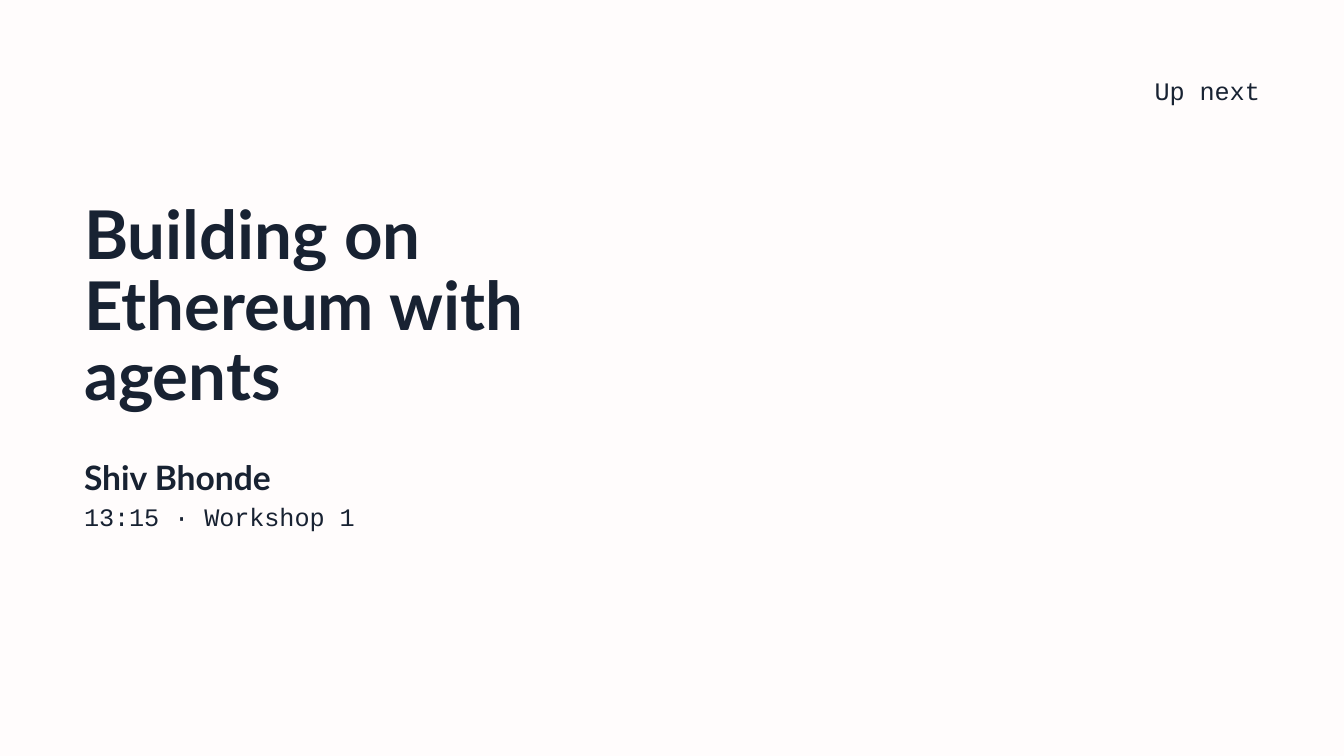
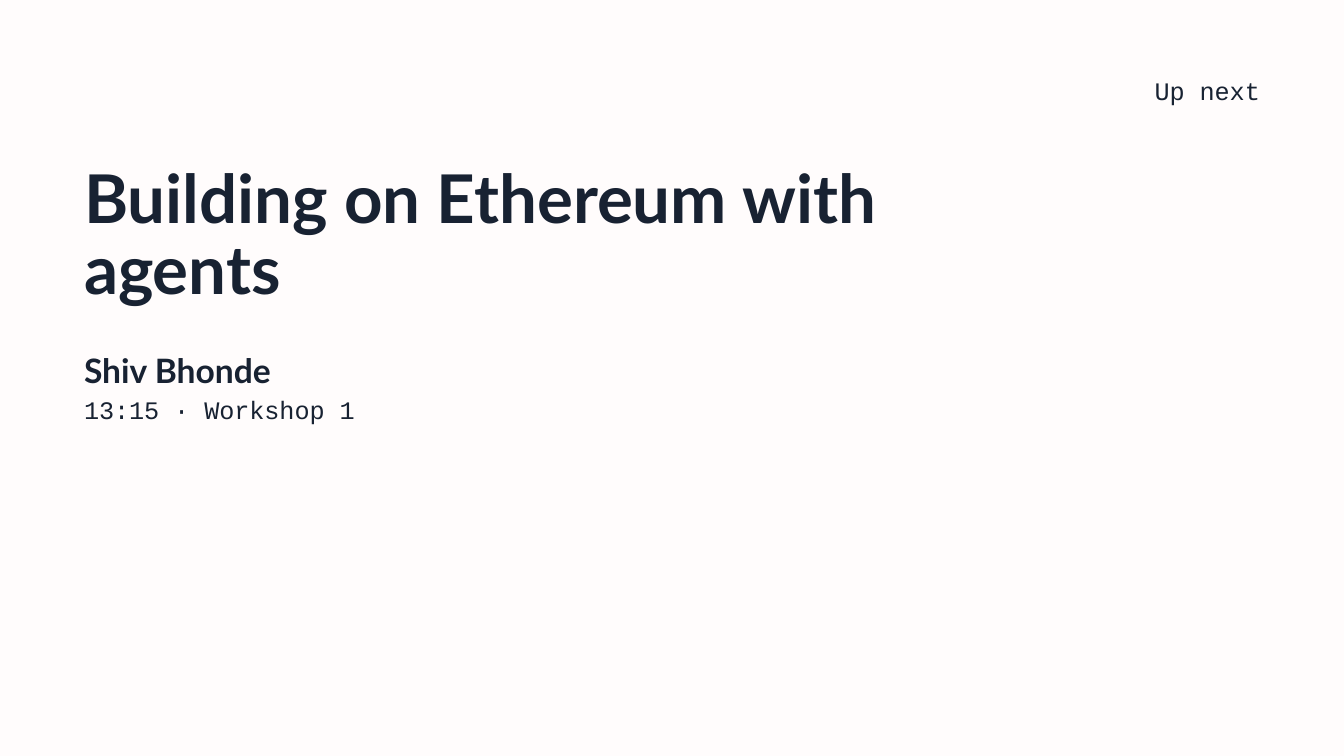
Before and after one commit to technophile-04/devcon-8-mumbai, a slide deck: slide 11 of template/buidlguidl-devcon8.pptx. Drawn at 1344x756 pixels with LibreOffice and Linux fonts; fonts in the diff are those of the drawing; background and template pictures are left out. Boxes give left, top, right and bottom in pixels: in the first picture for what was removed or moved away, otherwise in the second. Text is boxed around its words. In the diff, an @@ line names an element or a change of style, - is before the commit and + after.

```diff
--- a/template/buidlguidl-devcon8.pptx
+++ b/template/buidlguidl-devcon8.pptx
@@ title "Building on Ethereum with agents" rewrapped from (x1=84, y1=209, x2=523, y2=412) to (x1=84, y1=173, x2=876, y2=306) @@
@@ text "Shiv Bhonde" moved from (x1=84, y1=465, x2=271, y2=491) to (x1=84, y1=358, x2=271, y2=384) @@
@@ text "13:15 · Workshop 1" moved from (x1=84, y1=507, x2=355, y2=532) to (x1=84, y1=401, x2=355, y2=425) @@
```
Also in this commit, not shown: 2 other slides changed, 8 other files.
